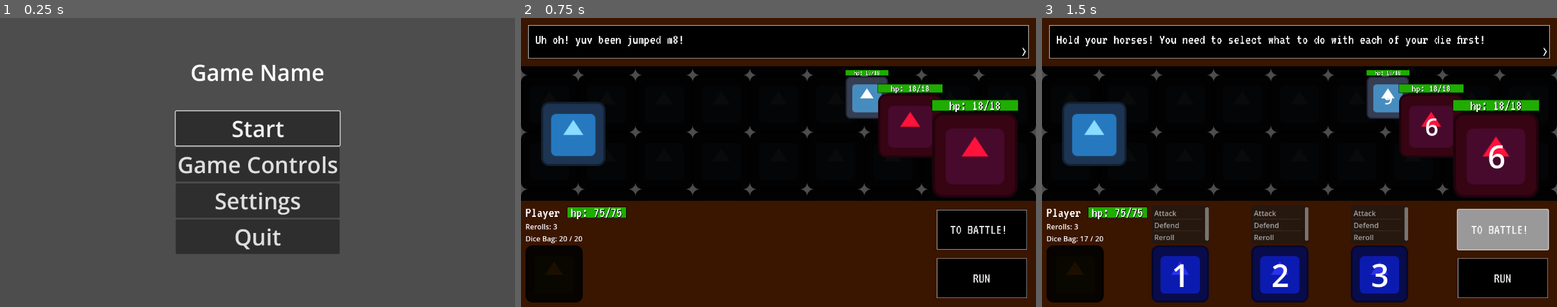
Above: before the commit, frames 1-3 (left to right).
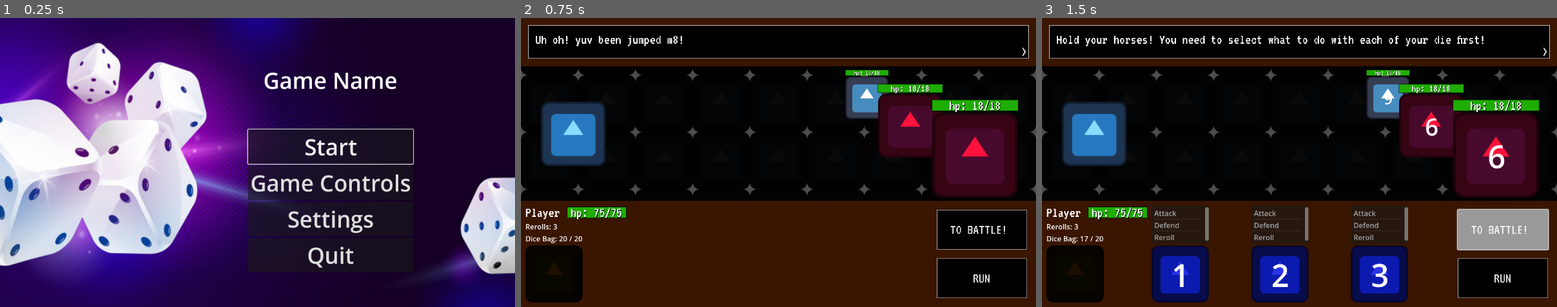
Above: after the commit, the same moments.

Repository: SadBonana/INTD450-Dice_Game
Game: Godot game, scene res://UI/Menus/start_menu.tscn
Same seed, same stepped clock (60 frames per second), same inputs: the game is played once before the commit and once after it. The engine's default icon, where the game draws it, is replaced by a stand-in: a white triangle on a blue panel in a dark square.
Inputs:
- Up to frame 1 (0.25 s): no input
- Up to frame 2 (0.75 s): click "Start" at 0.5 s
- Up to frame 3 (1.5 s): click "TO BATTLE!" at 1.25 s

The runs differ from the first frame. In frame 1, 100% of the frame differs, in the area x 0-100%, y 0-100%; in frame 2, nothing differs; in frame 3, nothing differs.

Commit message:
Added background and some juice to start menu

Diff:
--- a/UI/Menus/start_menu.tscn
+++ b/UI/Menus/start_menu.tscn
@@ -1,54 +1,56 @@
-[gd_scene load_steps=2 format=3 uid="uid://dulueip5bvc88"]
+[gd_scene load_steps=3 format=3 uid="uid://dulueip5bvc88"]
 
 [ext_resource type="Script" path="res://UI/Menus/start_menu.gd" id="1_fsp0p"]
+[ext_resource type="Texture2D" uid="uid://5pewgng1hruq" path="res://UI/Menus/Dice Background Image.jpg" id="2_e6cv7"]
 
 [node name="start_menu" type="Control"]
 layout_mode = 3
-anchors_preset = 8
-anchor_left = 0.5
-anchor_top = 0.5
-anchor_right = 0.5
-anchor_bottom = 0.5
+anchors_preset = 15
+anchor_right = 1.0
+anchor_bottom = 1.0
 grow_horizontal = 2
 grow_vertical = 2
+size_flags_horizontal = 3
+size_flags_vertical = 3
 script = ExtResource("1_fsp0p")
 
-[node name="HBoxContainer" type="HBoxContainer" parent="."]
+[node name="TextureRect" type="TextureRect" parent="."]
 layout_mode = 1
-anchors_preset = -1
+anchors_preset = 15
 anchor_right = 1.0
-offset_left = -150.0
-offset_top = -237.0
-offset_right = 150.0
-offset_bottom = -168.0
+anchor_bottom = 1.0
 grow_horizontal = 2
+grow_vertical = 2
+size_flags_horizontal = 3
+texture = ExtResource("2_e6cv7")
 
-[node name="Label" type="Label" parent="HBoxContainer"]
+[node name="VBoxContainer" type="VBoxContainer" parent="."]
+layout_mode = 2
+offset_left = 555.0
+offset_top = 105.0
+offset_right = 924.0
+offset_bottom = 570.0
+grow_horizontal = 2
+grow_vertical = 2
+size_flags_horizontal = 6
+size_flags_vertical = 4
+
+[node name="Label" type="Label" parent="VBoxContainer"]
 layout_mode = 2
 size_flags_horizontal = 3
 theme_override_font_sizes/font_size = 50
-text = "Game Name"
+text = "Game Name
+
+"
 horizontal_alignment = 1
 vertical_alignment = 1
-
-[node name="VBoxContainer" type="VBoxContainer" parent="."]
-layout_mode = 1
-anchors_preset = 8
-anchor_left = 0.5
-anchor_top = 0.5
-anchor_right = 0.5
-anchor_bottom = 0.5
-offset_left = -113.0
-offset_top = -75.0
-offset_right = 113.0
-offset_bottom = 164.0
-grow_horizontal = 2
-grow_vertical = 2
 
 [node name="start_button" type="Button" parent="VBoxContainer"]
 layout_mode = 2
 focus_neighbor_top = NodePath("../quit_button")
 focus_neighbor_bottom = NodePath("../controls_button")
+theme_override_colors/font_pressed_color = Color(1, 0.263137, 0.293668, 1)
+theme_override_colors/font_hover_color = Color(0, 1, 0, 1)
 theme_override_font_sizes/font_size = 50
 text = "Start"
 
@@ -56,6 +58,8 @@
 layout_mode = 2
 focus_neighbor_top = NodePath("../start_button")
 focus_neighbor_bottom = NodePath("../settings_button")
+theme_override_colors/font_pressed_color = Color(1, 0, 0, 1)
+theme_override_colors/font_hover_color = Color(0, 1, 0, 1)
 theme_override_font_sizes/font_size = 50
 text = "Game Controls"
 
@@ -63,6 +67,8 @@
 layout_mode = 2
 focus_neighbor_top = NodePath("../controls_button")
 focus_neighbor_bottom = NodePath("../quit_button")
+theme_override_colors/font_pressed_color = Color(1, 0, 0, 1)
+theme_override_colors/font_hover_color = Color(0, 1, 0, 1)
 theme_override_font_sizes/font_size = 50
 text = "Settings"
 
@@ -70,6 +76,8 @@
 layout_mode = 2
 focus_neighbor_top = NodePath("../settings_button")
 focus_neighbor_bottom = NodePath("../start_button")
+theme_override_colors/font_pressed_color = Color(1, 0, 0, 1)
+theme_override_colors/font_hover_color = Color(0, 1, 0, 1)
 theme_override_font_sizes/font_size = 50
 text = "Quit"
 
--- a/project.godot
+++ b/project.godot
@@ -19,6 +19,6 @@
 
 pause={
 "deadzone": 0.5,
-"events": [Object(InputEventKey,"resource_local_to_scene":false,"resource_name":"","device":0,"window_id":0,"alt_pressed":false,"shift_pressed":false,"ctrl_pressed":false,"meta_pressed":false,"pressed":false,"keycode":0,"physical_keycode":80,"key_label":0,"unicode":0,"echo":false,"script":null)
+"events": [Object(InputEventKey,"resource_local_to_scene":false,"resource_name":"","device":0,"window_id":0,"alt_pressed":false,"shift_pressed":false,"ctrl_pressed":false,"meta_pressed":false,"pressed":false,"keycode":0,"physical_keycode":4194305,"key_label":0,"unicode":0,"echo":false,"script":null)
 ]
 }
Binary file added: UI/Menus/Dice Background Image.jpg
Not shown, added: UI/Menus/Dice Background Image.jpg.import
